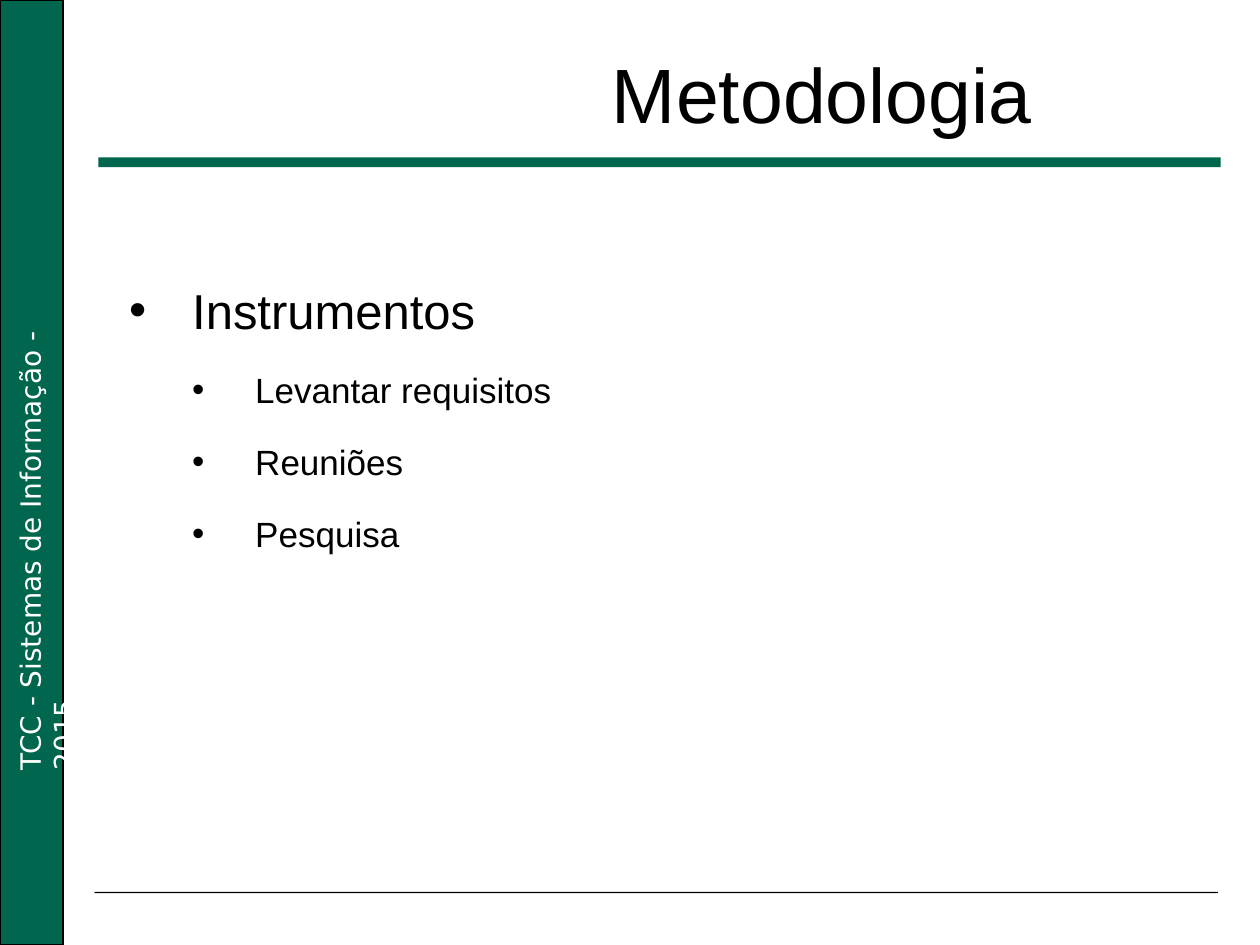
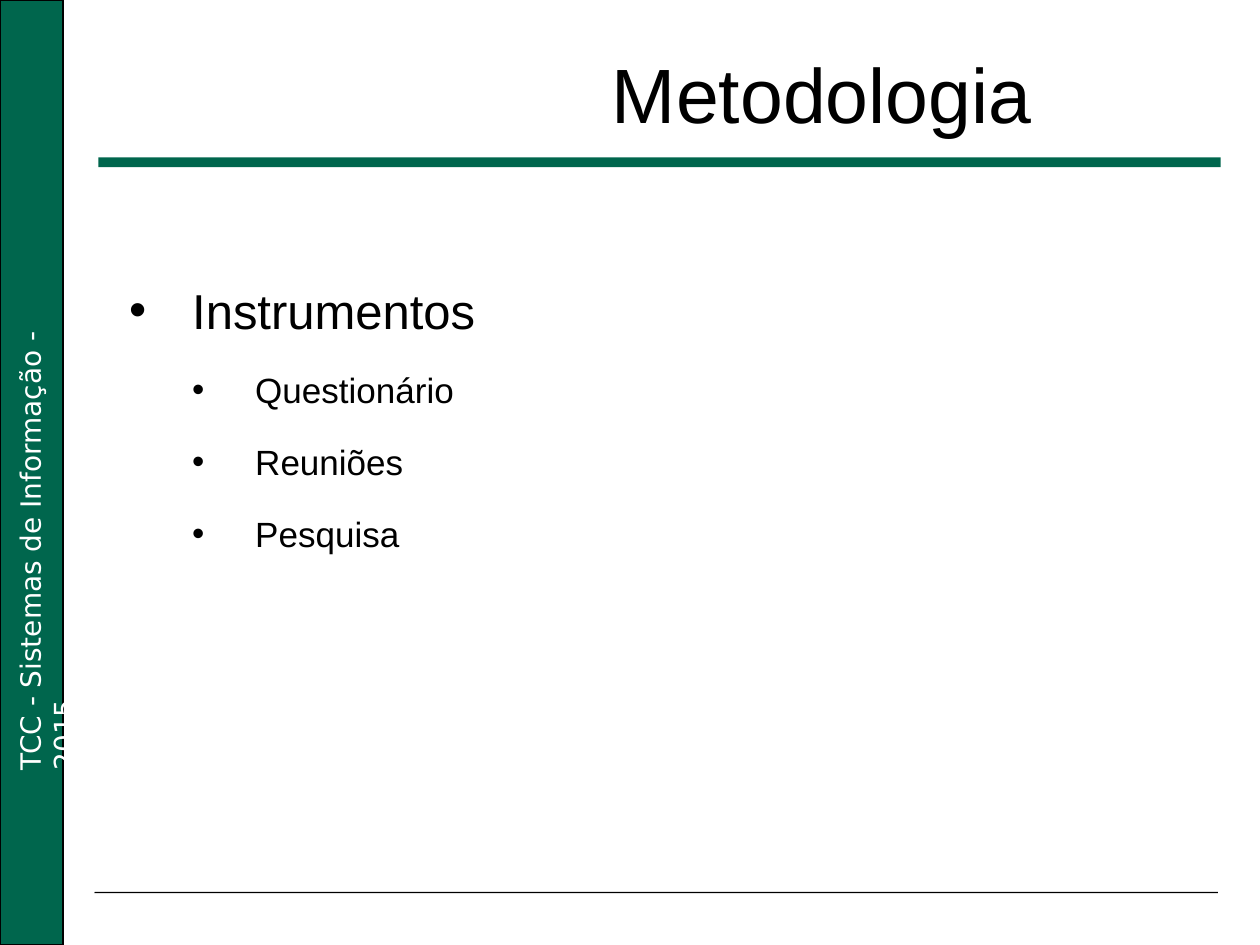
Before and after one commit to diogenesRezende/TCC, a slide deck: slide 10 of Apresentação/Qualificação Android.ppt. Drawn at 1260x945 pixels with LibreOffice and Linux fonts; fonts in the diff are those of the drawing; background and template pictures are left out. Boxes give left, top, right and bottom in pixels: in the first picture for what was removed or moved away, otherwise in the second. Text is boxed around its words. In the diff, an @@ line names an element or a change of style, - is before the commit and + after.

```diff
--- a/Apresentação/Qualificação Android.ppt
+++ b/Apresentação/Qualificação Android.ppt
@@ text in rectangle at [255, 377, 454, 410]: text changed @@
-  • Levantar requisitos
+  • Questionário
```
Also in this commit, not shown: 1 other slide changed.
